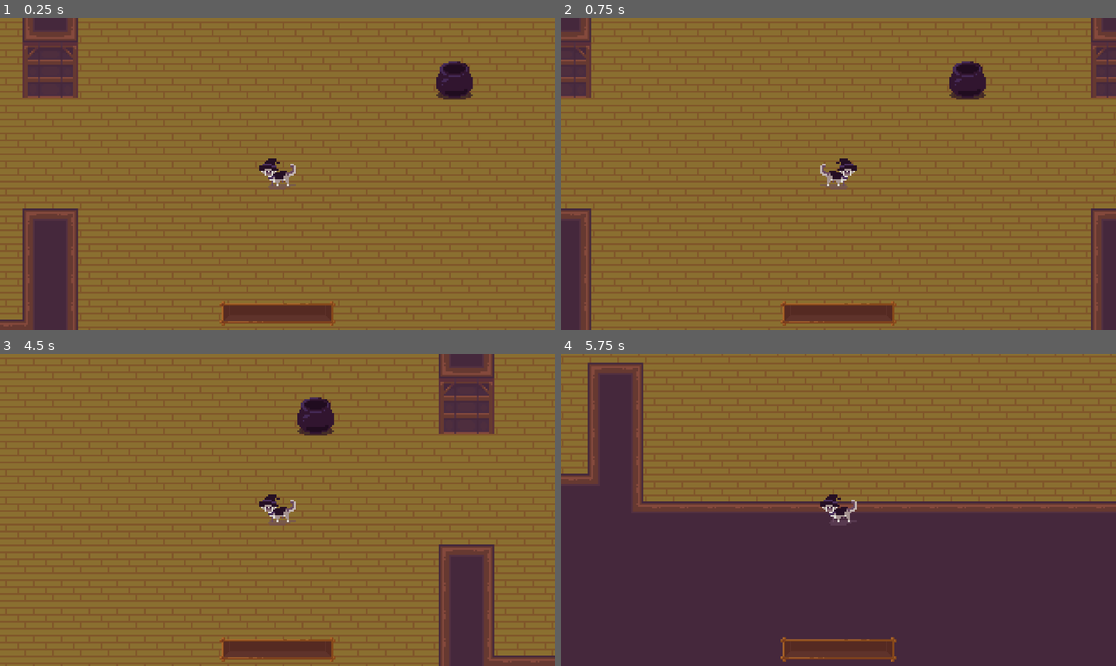
Above: before the commit, frames 1-4 (two rows, left to right).
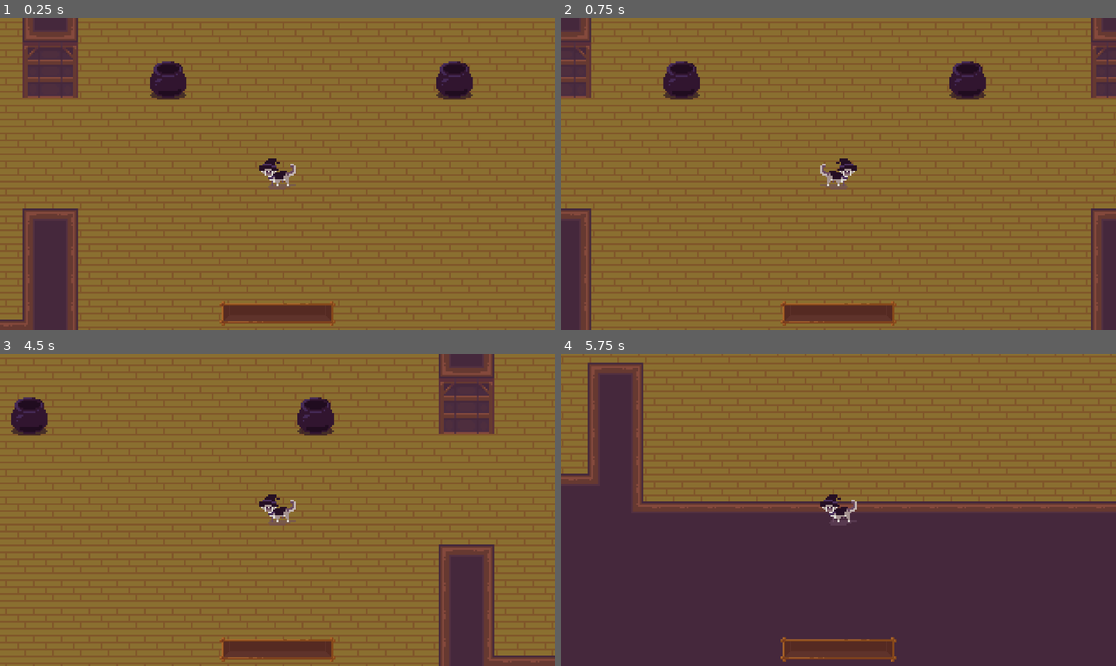
Above: after the commit, the same moments.

Repository: Tarnest/witch-cooking-game
Game: Godot game, scene res://Main/main.tscn
The game is run twice, just before and just after one commit, with the same random seed, the same clock (stepped at 60 frames per second) and the same inputs.
Inputs:
- Up to frame 1 (0.25 s): no input
- Up to frame 2 (0.75 s): tap Enter at 0.5 s; hold D (move_right) from 0.53 s (still down)
- Up to frame 3 (4.5 s): release D (move_right) at 1.28 s; hold S (move_down) 1.28-2.03 s; hold D (move_right) 2.03-2.78 s; hold W (move_up) 2.78-3.53 s; hold A (move_left) from 3.53 s (still down); tap E (open_menu) at 4.15 s
- Up to frame 4 (5.75 s): release A (move_left) at 5.03 s; hold S (move_down) from 5.03 s (still down)

The runs differ from the first frame. In frame 1, 0.7% of the frame differs, in the area x 27-34%, y 13-27%; in frame 2, 0.7%; in frame 3, 0.7%, in the area x 2-9%, y 13-27%; in frame 4, nothing differs.

Commit message:
Added Ability to Remove Items in Craftable Items

Diff:
--- a/Inventory/inventory.gd
+++ b/Inventory/inventory.gd
@@ -32,7 +32,14 @@
 
 	update.emit()
 
-func check_item(item_name: String):
+func get_item(item_name: String) -> InventoryItem:
 	for item in possible_items:
 		if item.name == item_name:
-			insert(item)
+			return item
+	return null
+
+func clear():
+	for slot in slots:
+		slot.item = null
+		slot.amount = 0
+	update.emit()
--- a/Inventory/inventory_item.gd
+++ b/Inventory/inventory_item.gd
@@ -3,3 +3,4 @@
 
 @export var name: String = ""
 @export var texture: Texture2D
+@export var hover_texture: Texture2D
--- a/Main/main.tscn
+++ b/Main/main.tscn
@@ -1,14 +1,17 @@
-[gd_scene load_steps=14 format=3 uid="uid://k6sf5hm387vs"]
+[gd_scene load_steps=17 format=3 uid="uid://k6sf5hm387vs"]
 
 [ext_resource type="Script" path="res://Main/main.gd" id="1_ughty"]
 [ext_resource type="Texture2D" uid="uid://d1rh6mau1dyi5" path="res://Assets/FloorAndWalls/store_tilemap.png" id="2_vkgnn"]
 [ext_resource type="PackedScene" uid="uid://cdsmsbxodmlt8" path="res://Player/player.tscn" id="3_dwiu7"]
+[ext_resource type="Script" path="res://crafting_objects.gd" id="3_jfxsh"]
 [ext_resource type="Resource" uid="uid://dvi5ti6oyb02v" path="res://Player/player_inventory.tres" id="4_2wowl"]
-[ext_resource type="Script" path="res://Objects/objects.gd" id="4_qnvxi"]
+[ext_resource type="Script" path="res://Objects/shelf_objects.gd" id="4_qnvxi"]
 [ext_resource type="Texture2D" uid="uid://dk685qnxk8nwa" path="res://Objects/GUIObjects/Eyeball/eyeball.png" id="6_a08v1"]
 [ext_resource type="Script" path="res://Main/UIController.gd" id="6_hq43h"]
-[ext_resource type="Script" path="res://Main/cauldron_panel.gd" id="6_ks1wo"]
+[ext_resource type="Script" path="res://shelf_panel.gd" id="6_ks1wo"]
 [ext_resource type="Texture2D" uid="uid://im2tv7jpv33e" path="res://Objects/GUIObjects/Eyeball/eyeball_2.png" id="7_3cn6j"]
+[ext_resource type="Script" path="res://crafting_panel.gd" id="7_8tn31"]
+[ext_resource type="PackedScene" uid="uid://bu128t15480m6" path="res://crafting_ui_slot.tscn" id="8_602y7"]
 [ext_resource type="Texture2D" uid="uid://bi4i68nugg2u1" path="res://Objects/InteractableObjects/Cauldron.png" id="8_agjks"]
 
 [sub_resource type="TileSetAtlasSource" id="TileSetAtlasSource_mailf"]
@@ -150,8 +153,7 @@
 texture_filter = 1
 position = Vector2(409, 166)
 collision_layer = 4
-script = ExtResource("4_qnvxi")
-player_inventory = ExtResource("4_2wowl")
+script = ExtResource("3_jfxsh")
 
 [node name="Sprite2D" type="Sprite2D" parent="Cauldron"]
 texture = ExtResource("8_agjks")
@@ -170,20 +172,88 @@
 offset_top = 25.0
 offset_right = 1889.0
 offset_bottom = 1053.0
+script = ExtResource("7_8tn31")
+
+[node name="VBoxContainer" type="VBoxContainer" parent="Cauldron/CanvasLayer/PanelContainer"]
+layout_mode = 2
+
+[node name="NinePatchRect" type="NinePatchRect" parent="Cauldron/CanvasLayer/PanelContainer/VBoxContainer"]
+custom_minimum_size = Vector2(200, 100)
+layout_mode = 2
+
+[node name="GridContainer" type="GridContainer" parent="Cauldron/CanvasLayer/PanelContainer/VBoxContainer/NinePatchRect"]
+layout_mode = 1
+anchors_preset = 8
+anchor_left = 0.5
+anchor_top = 0.5
+anchor_right = 0.5
+anchor_bottom = 0.5
+offset_left = -8.0
+offset_right = 8.0
+grow_horizontal = 2
+grow_vertical = 2
+size_flags_horizontal = 4
+size_flags_vertical = 4
+columns = 5
+
+[node name="UISlot" parent="Cauldron/CanvasLayer/PanelContainer/VBoxContainer/NinePatchRect/GridContainer" instance=ExtResource("8_602y7")]
+layout_mode = 2
+
+[node name="UISlot2" parent="Cauldron/CanvasLayer/PanelContainer/VBoxContainer/NinePatchRect/GridContainer" instance=ExtResource("8_602y7")]
+layout_mode = 2
+
+[node name="UISlot3" parent="Cauldron/CanvasLayer/PanelContainer/VBoxContainer/NinePatchRect/GridContainer" instance=ExtResource("8_602y7")]
+layout_mode = 2
+
+[node name="UISlot4" parent="Cauldron/CanvasLayer/PanelContainer/VBoxContainer/NinePatchRect/GridContainer" instance=ExtResource("8_602y7")]
+layout_mode = 2
+
+[node name="UISlot5" parent="Cauldron/CanvasLayer/PanelContainer/VBoxContainer/NinePatchRect/GridContainer" instance=ExtResource("8_602y7")]
+layout_mode = 2
+
+[node name="Close" type="Button" parent="Cauldron/CanvasLayer/PanelContainer/VBoxContainer"]
+layout_mode = 2
+size_flags_vertical = 8
+text = "Close"
+
+[node name="Shelf" type="StaticBody2D" parent="." groups=["Container"]]
+texture_filter = 1
+position = Vector2(244, 166)
+collision_layer = 4
+script = ExtResource("4_qnvxi")
+player_inventory = ExtResource("4_2wowl")
+
+[node name="Sprite2D" type="Sprite2D" parent="Shelf"]
+texture = ExtResource("8_agjks")
+metadata/_edit_lock_ = true
+
+[node name="CollisionShape2D" type="CollisionShape2D" parent="Shelf"]
+shape = SubResource("CapsuleShape2D_acigl")
+metadata/_edit_lock_ = true
+
+[node name="CanvasLayer" type="CanvasLayer" parent="Shelf"]
+script = ExtResource("6_hq43h")
+
+[node name="PanelContainer" type="PanelContainer" parent="Shelf/CanvasLayer"]
+visible = false
+offset_left = 1096.0
+offset_top = 25.0
+offset_right = 1889.0
+offset_bottom = 1053.0
 script = ExtResource("6_ks1wo")
 
-[node name="VBoxContainer" type="VBoxContainer" parent="Cauldron/CanvasLayer/PanelContainer"]
-layout_mode = 2
-
-[node name="HBoxContainer" type="HBoxContainer" parent="Cauldron/CanvasLayer/PanelContainer/VBoxContainer"]
-layout_mode = 2
-
-[node name="Eyeball" type="TextureButton" parent="Cauldron/CanvasLayer/PanelContainer/VBoxContainer/HBoxContainer"]
+[node name="VBoxContainer" type="VBoxContainer" parent="Shelf/CanvasLayer/PanelContainer"]
+layout_mode = 2
+
+[node name="HBoxContainer" type="HBoxContainer" parent="Shelf/CanvasLayer/PanelContainer/VBoxContainer"]
+layout_mode = 2
+
+[node name="Eyeball" type="TextureButton" parent="Shelf/CanvasLayer/PanelContainer/VBoxContainer/HBoxContainer"]
 layout_mode = 2
 texture_normal = ExtResource("6_a08v1")
 texture_hover = ExtResource("7_3cn6j")
 
-[node name="Close" type="Button" parent="Cauldron/CanvasLayer/PanelContainer/VBoxContainer"]
+[node name="Close" type="Button" parent="Shelf/CanvasLayer/PanelContainer/VBoxContainer"]
 layout_mode = 2
 size_flags_vertical = 8
 text = "Close"
@@ -197,7 +267,15 @@
 zoom = Vector2(6, 6)
 
 [connection signal="open_menu" from="Cauldron" to="Cauldron/CanvasLayer" method="_on_open"]
-[connection signal="button_clicked" from="Cauldron/CanvasLayer/PanelContainer" to="Cauldron" method="_on_panel_container_button_clicked"]
-[connection signal="pressed" from="Cauldron/CanvasLayer/PanelContainer/VBoxContainer/HBoxContainer/Eyeball" to="Cauldron/CanvasLayer/PanelContainer" method="_on_eyeball_pressed"]
+[connection signal="use" from="Cauldron/CanvasLayer/PanelContainer/VBoxContainer/NinePatchRect/GridContainer/UISlot" to="Cauldron" method="use_item"]
+[connection signal="use" from="Cauldron/CanvasLayer/PanelContainer/VBoxContainer/NinePatchRect/GridContainer/UISlot2" to="Cauldron" method="use_item"]
+[connection signal="use" from="Cauldron/CanvasLayer/PanelContainer/VBoxContainer/NinePatchRect/GridContainer/UISlot3" to="Cauldron" method="use_item"]
+[connection signal="use" from="Cauldron/CanvasLayer/PanelContainer/VBoxContainer/NinePatchRect/GridContainer/UISlot4" to="Cauldron" method="use_item"]
+[connection signal="use" from="Cauldron/CanvasLayer/PanelContainer/VBoxContainer/NinePatchRect/GridContainer/UISlot5" to="Cauldron" method="use_item"]
 [connection signal="pressed" from="Cauldron/CanvasLayer/PanelContainer/VBoxContainer/Close" to="Cauldron" method="_on_close_pressed"]
 [connection signal="pressed" from="Cauldron/CanvasLayer/PanelContainer/VBoxContainer/Close" to="Cauldron/CanvasLayer" method="_on_close_pressed"]
+[connection signal="open_menu" from="Shelf" to="Shelf/CanvasLayer" method="_on_open"]
+[connection signal="button_clicked" from="Shelf/CanvasLayer/PanelContainer" to="Shelf" method="_on_panel_container_button_clicked"]
+[connection signal="pressed" from="Shelf/CanvasLayer/PanelContainer/VBoxContainer/HBoxContainer/Eyeball" to="Shelf/CanvasLayer/PanelContainer" method="_on_eyeball_pressed"]
+[connection signal="pressed" from="Shelf/CanvasLayer/PanelContainer/VBoxContainer/Close" to="Shelf" method="_on_close_pressed"]
+[connection signal="pressed" from="Shelf/CanvasLayer/PanelContainer/VBoxContainer/Close" to="Shelf/CanvasLayer" method="_on_close_pressed"]
--- a/Objects/GUIObjects/Eyeball/eyeball.tres
+++ b/Objects/GUIObjects/Eyeball/eyeball.tres
@@ -1,9 +1,11 @@
-[gd_resource type="Resource" script_class="InventoryItem" load_steps=3 format=3 uid="uid://bmcv40mlchqsg"]
+[gd_resource type="Resource" script_class="InventoryItem" load_steps=4 format=3 uid="uid://bmcv40mlchqsg"]
 
 [ext_resource type="Script" path="res://Inventory/inventory_item.gd" id="1_v7fx5"]
+[ext_resource type="Texture2D" uid="uid://im2tv7jpv33e" path="res://Objects/GUIObjects/Eyeball/eyeball_2.png" id="1_wwjau"]
 [ext_resource type="Texture2D" uid="uid://dk685qnxk8nwa" path="res://Objects/GUIObjects/Eyeball/eyeball.png" id="2_qroxg"]
 
 [resource]
 script = ExtResource("1_v7fx5")
 name = "eyeball"
 texture = ExtResource("2_qroxg")
+hover_texture = ExtResource("1_wwjau")
--- a/Objects/objects.gd
+++ b/Objects/shelf_objects.gd
@@ -16,4 +16,6 @@
 
 
 func _on_panel_container_button_clicked(item_name):
-	player_inventory.check_item(item_name)
+	var item = player_inventory.get_item(item_name)
+	if item != null:
+		player_inventory.insert(item)
--- a/Player/player_inventory.tres
+++ b/Player/player_inventory.tres
@@ -27,5 +27,5 @@
 [resource]
 script = ExtResource("1_pao7w")
 slots = Array[ExtResource("2_nvjk3")]([SubResource("Resource_u100v"), SubResource("Resource_eo22q"), SubResource("Resource_1em6u"), SubResource("Resource_dvlti"), SubResource("Resource_1mpgc")])
-max_items = 3
+max_items = null
 possible_items = Array[Resource("res://Inventory/inventory_item.gd")]([ExtResource("2_pyo8w")])
--- /dev/null
+++ b/crafting_objects.gd
@@ -0,0 +1,21 @@
+extends Node2D
+
+signal open_menu
+
+@onready var player_inventory = preload("res://Player/player_inventory.tres")
+var object_closed = true
+
+
+func open():
+	open_menu.emit()
+	object_closed = false
+
+
+func _on_close_pressed():
+	object_closed = true
+
+
+func use_item(item_name):
+	var item = player_inventory.get_item(item_name)
+	if item != null:
+		player_inventory.remove(item)
--- /dev/null
+++ b/crafting_panel.gd
@@ -0,0 +1,11 @@
+extends Node
+
+@onready var player_inventory = preload("res://Player/player_inventory.tres")
+@onready var slots: Array = $VBoxContainer/NinePatchRect/GridContainer.get_children()
+
+func _ready():
+	player_inventory.update.connect(update_slots)
+
+func update_slots():
+	for i in range(min(player_inventory.slots.size(), slots.size())):
+		slots[i].update(player_inventory.slots[i])
--- /dev/null
+++ b/crafting_ui_slot.gd
@@ -0,0 +1,27 @@
+extends TextureButton
+
+signal use(item_name: String)
+
+@onready var amount: Label = $Amount
+var current_slot: InventorySlot
+
+func update(slot: InventorySlot):
+	if !slot.item:
+		visible = false
+		amount.visible = false
+		current_slot = null
+	else:
+		visible = true
+		texture_normal = slot.item.texture
+		texture_hover = slot.item.hover_texture
+		current_slot = slot
+
+		if slot.amount > 1:
+			amount.visible = true
+			amount.text = str(slot.amount)
+		else:
+			amount.visible = false
+
+
+func _on_pressed():
+	use.emit(current_slot.item.name)
--- /dev/null
+++ b/crafting_ui_slot.tscn
@@ -0,0 +1,24 @@
+[gd_scene load_steps=2 format=3 uid="uid://bu128t15480m6"]
+
+[ext_resource type="Script" path="res://crafting_ui_slot.gd" id="1_hs50u"]
+
+[node name="UISlot" type="TextureButton"]
+script = ExtResource("1_hs50u")
+
+[node name="Amount" type="Label" parent="."]
+texture_filter = 2
+layout_mode = 1
+anchors_preset = 8
+anchor_left = 0.5
+anchor_top = 0.5
+anchor_right = 0.5
+anchor_bottom = 0.5
+offset_left = 10.0
+offset_top = 6.0
+offset_right = 23.0
+offset_bottom = 29.0
+grow_horizontal = 2
+grow_vertical = 2
+horizontal_alignment = 2
+
+[connection signal="pressed" from="." to="." method="_on_pressed"]
--- a/project.godot
+++ b/project.godot
@@ -19,7 +19,7 @@
 
 window/size/viewport_width=1920
 window/size/viewport_height=1080
-window/size/mode=3
+window/size/mode=4
 window/size/resizable=false
 
 [input]
Renamed: Main/cauldron_panel.gd -> shelf_panel.gd
